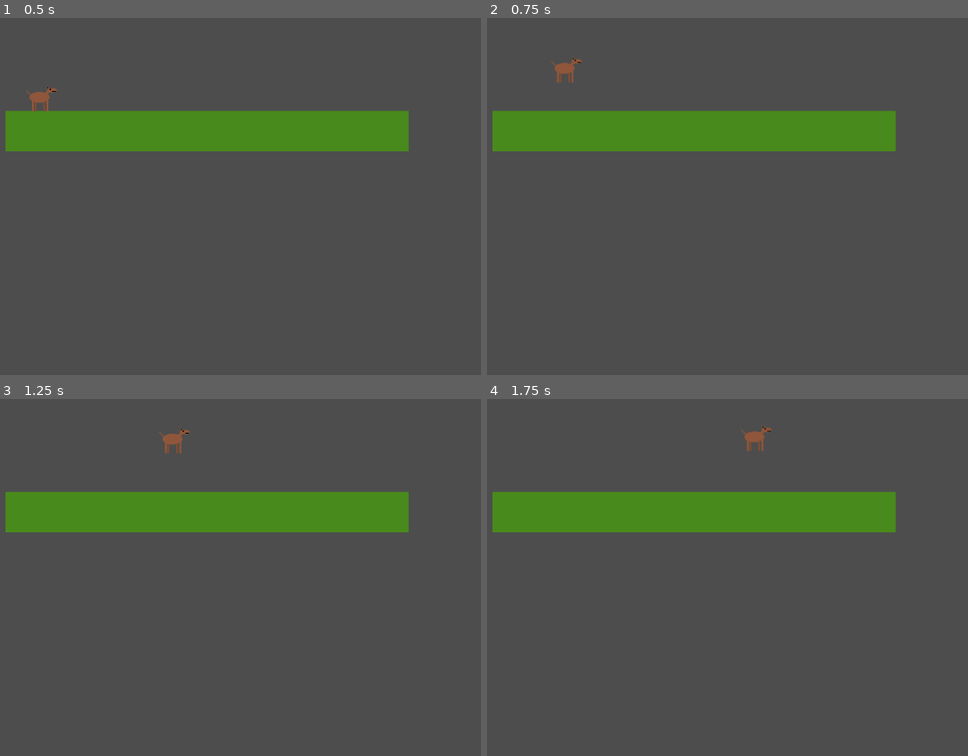
Above: before the commit, frames 1-4 (two rows, left to right).
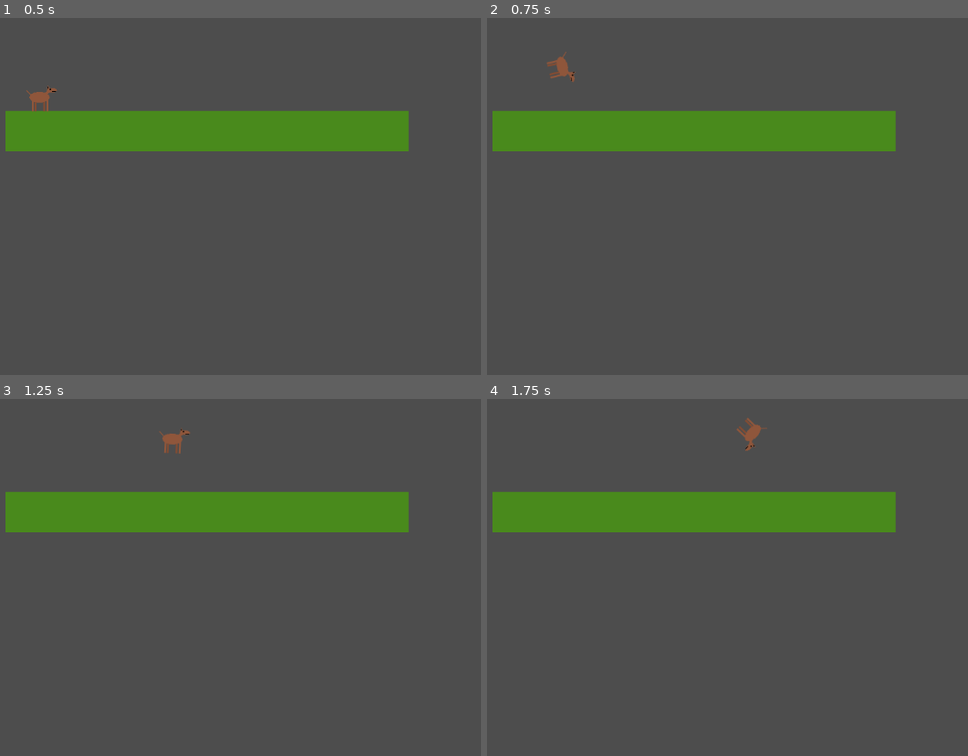
Above: after the commit, the same moments.

Repository: FormidianGoat/weeksaucem25
Game: Godot game, scene res://scenes/world.tscn
Same seed, same stepped clock (60 frames per second), same inputs: the game is played once before the commit and once after it.
Inputs:
- Up to frame 1 (0.5 s): no input
- Up to frame 2 (0.75 s): tap Enter at 0.5 s; hold D (Right) from 0.53 s (still down); tap Space (Jump) at 0.6 s
- Up to frame 3 (1.25 s): keep holding D (Right); tap Space (Jump) at 0.77, 1.07 s
- Up to frame 4 (1.75 s): keep holding D (Right); tap Space (Jump) at 1.35, 1.52 s

Frame 1 is identical in both runs. In frame 2, 0.2% of the frame differs, in the area x 12-20%, y 9-19%; in frame 3, less than 0.1%; in frame 4, 0.2%, in the area x 51-60%, y 5-15%.

Commit message:
Update player.gd
do a flip

Diff:
--- a/horsebounce/scripts/player.gd
+++ b/horsebounce/scripts/player.gd
@@ -3,6 +3,8 @@
 
 const SPEED = 300.0
 const JUMP_VELOCITY = -400.0
+
+var is_jumping = false
 
 func _physics_process(delta):
 	# Add the gravity.
@@ -12,6 +14,7 @@
 	# Handle jump.
 	if Input.is_action_just_pressed("Jump") and is_on_floor():
 		velocity.y = JUMP_VELOCITY
+		is_jumping = true
 
 	# Get the input direction and handle the movement/deceleration.
 	# As good practice, you should replace UI actions with custom gameplay actions.
@@ -27,3 +30,18 @@
 		$Sprite2D.flip_h = false
 
 	move_and_slide()
+
+	if is_on_floor():
+		stop_flipping()
+
+	if is_jumping:
+		do_a_flip(delta)
+
+func do_a_flip(delta):
+	if velocity.x < 0:
+		$Sprite2D.rotate(delta * -10)
+	elif velocity.x > 0:
+		$Sprite2D.rotate(delta * 10)
+
+func stop_flipping():
+	$Sprite2D.rotation_degrees = 0
